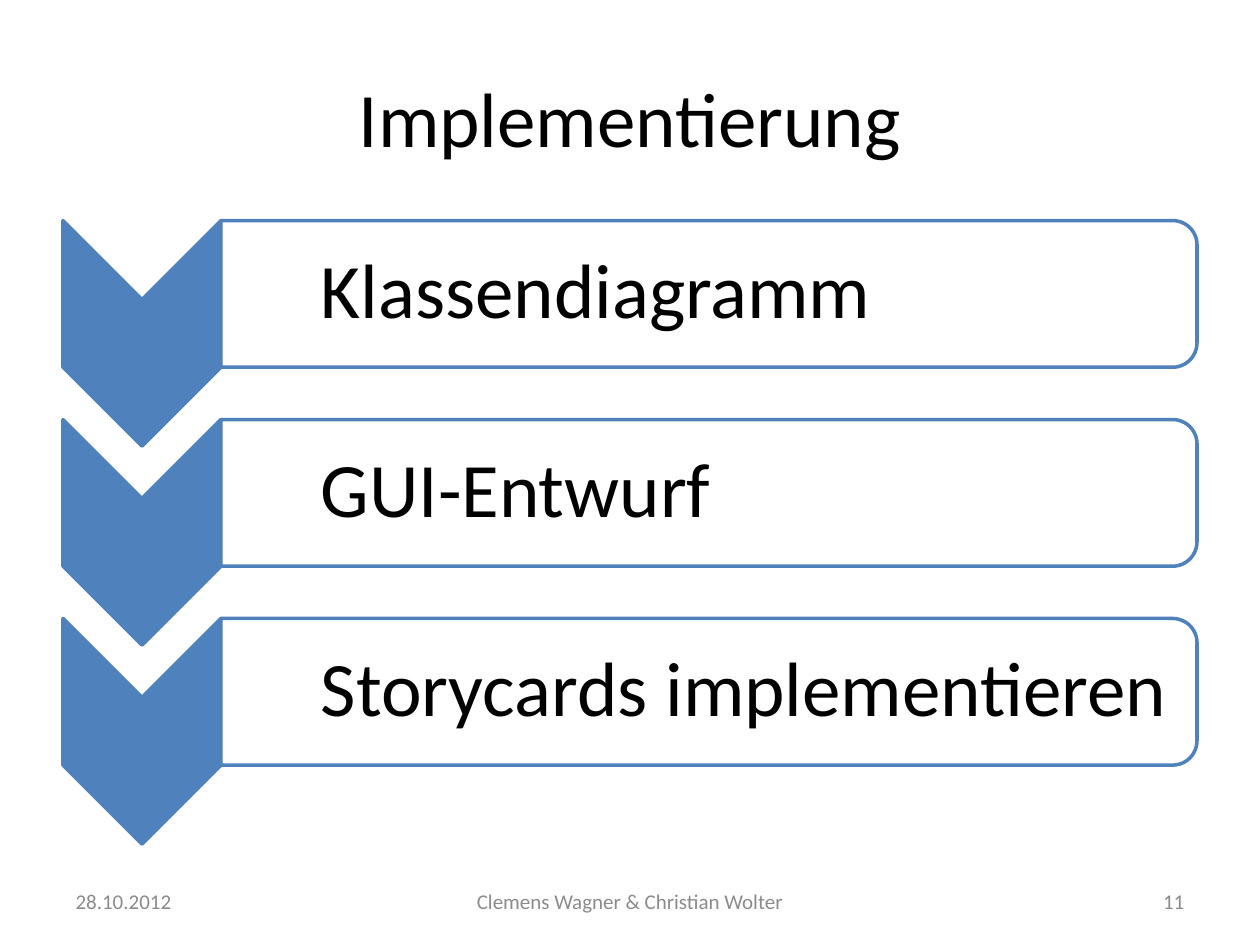
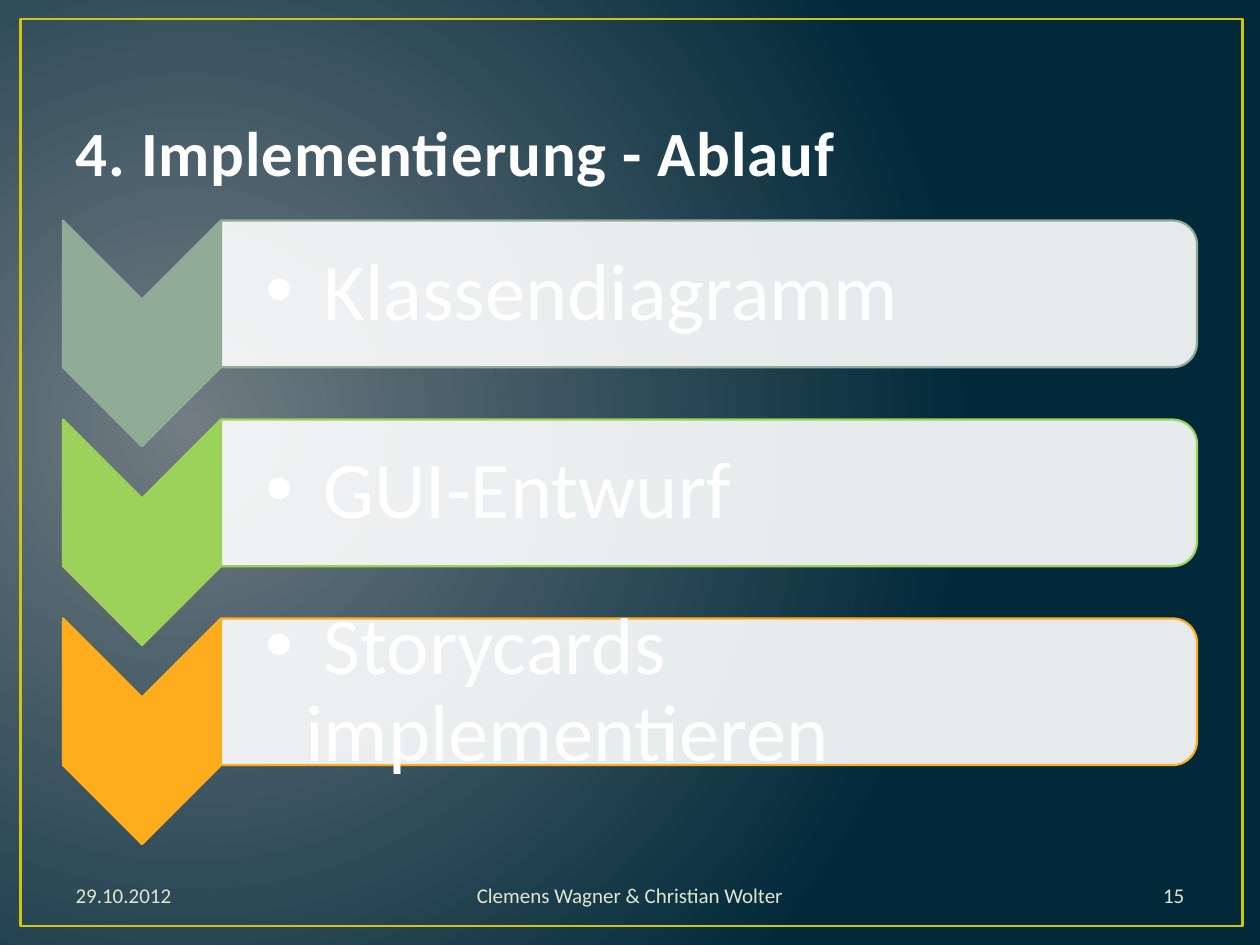
Before and after one commit to dev693/ants, a slide deck: slide 15 of Ants/src/doku/präsentation.pptx (slide 11 before the commit). Drawn at 1260x945 pixels with LibreOffice and Linux fonts; fonts in the diff are those of the drawing. Boxes give left, top, right and bottom in pixels: in the first picture for what was removed or moved away, otherwise in the second. Text is boxed around its words. In the diff, an @@ line names an element or a change of style, - is before the commit and + after.

Commit message:
Präsentation Style anpassungen. Abschnittsüberschriften geändert. Farben geändert

```diff
--- a/Ants/src/doku/präsentation.pptx
+++ b/Ants/src/doku/präsentation.pptx
@@ background #FFFFFF to gradient #717C84 to #01293A @@
@@ rectangle added at (x1=20, y1=19, x2=1242, y2=926), outline #CFC60D 1.5 pt @@
@@ title "4. Implementierung - Ablauf" at (x1=76, y1=131, x2=834, y2=187): vertical alignment middle to bottom @@
@@ title at (x1=76, y1=131, x2=834, y2=187): text changed; size 44 to 36 pt; text colour #000000 to #FEFEFE; bold on @@
-Implementierung
+4. Implementierung - Ablauf
@@ chevron at (x1=63, y1=220, x2=220, y2=446): fill #4F81BD to #90AC97; outline #4F81BD 2 pt to #90AC97 1.25 pt @@
@@ round same rect at (x1=220, y1=221, x2=1196, y2=367): outline #4F81BD 2 pt to #90AC97 1.25 pt @@
@@ text removed at (x1=321, y1=264, x2=871, y2=332) @@
-  •• Klassendiagramm
@@ chevron at (x1=63, y1=420, x2=220, y2=645): fill #4F81BD to #9CD25A; outline #4F81BD 2 pt to #9CD25A 1.25 pt @@
@@ round same rect at (x1=220, y1=420, x2=1196, y2=566): outline #4F81BD 2 pt to #9CD25A 1.25 pt @@
@@ text removed at (x1=321, y1=464, x2=711, y2=518) @@
-  •• GUI-Entwurf
@@ chevron at (x1=63, y1=619, x2=220, y2=844): fill #4F81BD to #FFAD1C; outline #4F81BD 2 pt to #FFAD1C 1.25 pt @@
@@ text "Storycards implementieren" at (x1=305, y1=607, x2=828, y2=780): size 44 to 46 pt, text colour #000000 to #FFFFFF @@
@@ round same rect at (x1=220, y1=619, x2=1196, y2=765): outline #4F81BD 2 pt to #FFAD1C 1.25 pt @@
@@ text "Clemens Wagner & Christian Wolter" at (x1=477, y1=888, x2=782, y2=907): text colour #8C8C8C to #DFE6D0 @@
@@ text at (x1=76, y1=889, x2=172, y2=903): text changed; text colour #8C8C8C to #DFE6D0 @@
-28.10.2012
+29.10.2012
@@ page number at (x1=1163, y1=889, x2=1184, y2=903): text changed; text colour #8C8C8C to #DFE6D0 @@
-11
+15
```
Also in this commit, not shown: 14 other slides changed, 6 slides added, 1 slide removed, 4 other files.
